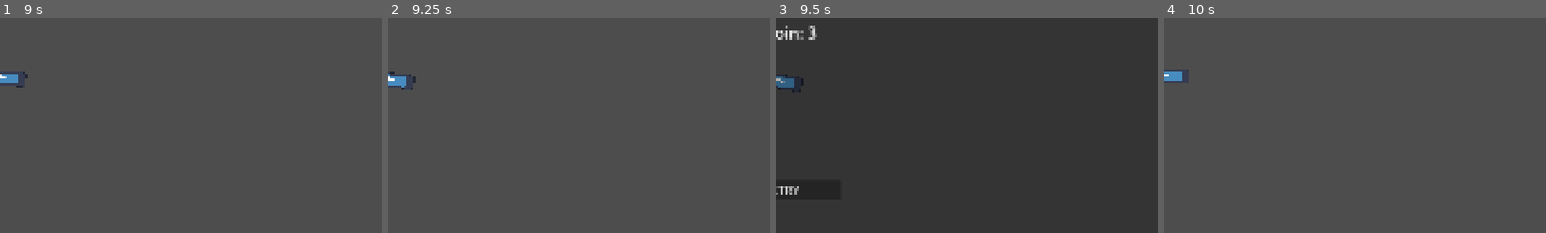
Above: before the commit, frames 1-4 (left to right).
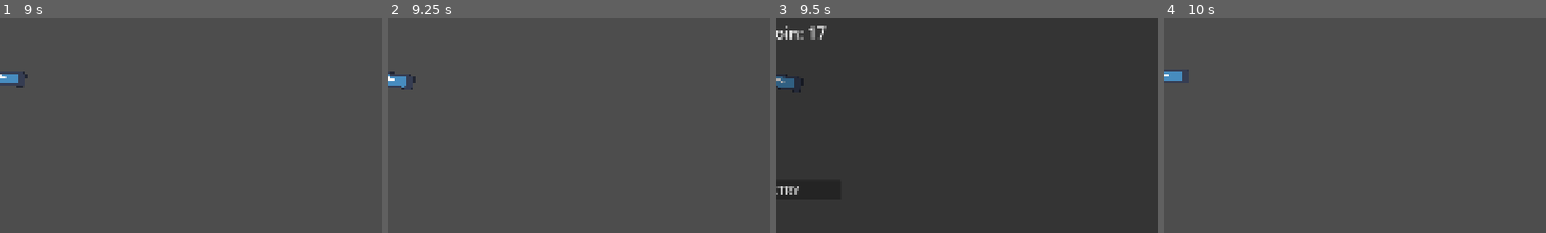
Above: after the commit, the same moments.

Repository: g3evorz/Gameseed-2026
Game: Godot game, scene res://Scenes/main.tscn
The game is run twice, just before and just after one commit, with the same random seed, the same clock (stepped at 60 frames per second) and the same inputs. The engine's default icon, where the game draws it, is replaced by a stand-in: a white triangle on a blue panel in a dark square.
Inputs:
- Up to frame 1 (9 s): tap Enter (ui_accept) at 0.5, 0.77, 1.52, 3.02, 3.77, 4.52, 6.02, 6.77, 7.52 s
- Up to frame 2 (9.25 s): tap Enter (ui_accept) at 9.02 s
- Up to frame 3 (9.5 s): no input
- Up to frame 4 (10 s): click "RETRY" at 9.5 s
The pictures show only the part of the screen within x 50-100%, y 36-86%; the shares and areas given below are measured in that part.

Frames 1-2 are identical in both runs. In frame 3, 0.2% of the frame differs, in the area x 8-14%, y 3-11%; in frame 4, nothing differs.

Commit message:
minor changes

Diff:
--- a/Scenes/main.tscn
+++ b/Scenes/main.tscn
@@ -12,7 +12,6 @@
 position = Vector2(-55, 185)
 
 [node name="World" parent="." unique_id=1368948942 instance=ExtResource("2_8gbba")]
-position = Vector2(0, 65)
 position = Vector2(3, 222)
 
 [node name="Platform" parent="." unique_id=702469548 instance=ExtResource("3_8gbba")]
--- a/Script/GameManager.gd
+++ b/Script/GameManager.gd
@@ -54,7 +54,7 @@
 
 	# Update text UI di layar Game Over
 	Score.text = "Score: " + str(int(ScoreManager.current_score))
-	Coins.text = "Total Koin: " + str(ScoreManager.total_coin)
+	Coins.text = "Total Koin: " + str(ScoreManager.accumulated_coin_this_run)
 
 	ui_game_over.show()
 
--- a/Script/autoload/ScoreManager.gd
+++ b/Script/autoload/ScoreManager.gd
@@ -2,39 +2,39 @@
 
 const SAVE_PATH = "user://game_data.cfg"
 
-# Data yang akan disimpan
+# --- DATA UTAMA (Akan Disimpan) ---
 var high_score: int = 0
-var total_coin: int = 0
+var dompet_koin: int = 0 # Ini sekarang berfungsi sebagai saldo akumulasi
 
-# Skor aktif di dalam runtime permainan
+# --- DATA UPGRADE (Akan Disimpan) ---
+# Contoh: Kita buat 2 jenis upgrade
+var level_upgrade_gerbong: int = 0 # Menambah jumlah gerbong awal (Health)
+var level_upgrade_mesin: int = 0   # Menambah kecepatan awal kereta
+
+# --- DATA RUNTIME (Tidak Disimpan) ---
 var current_score: float = 0.0
-var accumulated_coin: int = 0
+var accumulated_coin_this_run: int = 0 # Mencatat koin yang didapat HANYA pada run/jalan kali ini
 
-# Pengaturan Konversi (100 meter/poin score = 1 Coin)
-@export var SCORE_TO_COIN_RATIO: float = 0.01
+@export var SCORE_TO_COIN_RATIO: float = 0.05
 
 func _ready():
 	load_game_data()
 
-# Menambah skor berdasarkan perpindahan jarak piksel
+# --- SISTEM SKOR & KOIN GAMEPLAY ---
 func add_distance_score(pixel_distance: float):
-	# Mengubah jarak piksel menjadi satuan meter/score di dalam game
-	# Misal: setiap 10 piksel dihitung sebagai 1 poin skor
 	var score_gained = pixel_distance * 0.1
 	current_score += score_gained
 
-# Mengonversi skor saat ini menjadi koin (Bisa dipanggil berkala atau saat Game Over)
 func update_conversion():
 	var total_coin_from_score = int(current_score * SCORE_TO_COIN_RATIO)
-	# Cari selisih koin baru yang belum ditambahkan ke total_coin
-	var new_coins = total_coin_from_score - accumulated_coin
+	var new_coins = total_coin_from_score - accumulated_coin_this_run
+
 	if new_coins > 0:
-		total_coin += new_coins
-		accumulated_coin += new_coins # Catat koin yang sudah dikonversi di rute ini
+		dompet_koin += new_coins # Masukkan ke dompet utama
+		accumulated_coin_this_run += new_coins # Catat bahwa koin ini sudah diklaim di run ini
 
-# Dipanggil saat kereta hancur / Game Over
 func finalize_score_and_save():
-	update_conversion() # Pastikan koin terakhir sudah dikonversi
+	update_conversion()
 
 	var final_score = int(current_score)
 	if final_score > high_score:
@@ -42,20 +42,42 @@
 
 	save_game_data()
 
-# Reset data perjalanan saat pemain mengulang game dari awal (Restart)
 func reset_current_run():
 	current_score = 0.0
-	accumulated_coin = 0
+	accumulated_coin_this_run = 0
 
-# --- SISTEM PENYIMPANAN SINKRONOUS (ConfigFile) ---
+# --- SISTEM PEMBELANJAAN (SHOP) ---
+# Fungsi ini dipanggil oleh tombol di UI Shop Menu
+func beli_upgrade(harga: int, tipe_upgrade: String) -> bool:
+	if dompet_koin >= harga:
+		dompet_koin -= harga # Potong saldo koin
+
+		# Terapkan level upgrade
+		if tipe_upgrade == "gerbong":
+			level_upgrade_gerbong += 1
+		elif tipe_upgrade == "mesin":
+			level_upgrade_mesin += 1
+
+		print("Upgrade berhasil! Sisa Koin: ", dompet_koin)
+		save_game_data() # Langsung simpan data agar tidak hilang jika game diclose
+		return true
+	else:
+		print("Koin tidak cukup!")
+		return false
+
+# --- SISTEM PENYIMPANAN SINKRONOUS ---
 func save_game_data():
 	var config = ConfigFile.new()
+
+	# Simpan Progresi & Uang
 	config.set_value("Progression", "high_score", high_score)
-	config.set_value("Currency", "total_coin", total_coin)
+	config.set_value("Currency", "dompet_koin", dompet_koin)
 
-	var error = config.save(SAVE_PATH)
-	if error != OK:
-		print("Gagal menyimpan data game, error code: ", error)
+	# Simpan Level Upgrade
+	config.set_value("Upgrades", "level_gerbong", level_upgrade_gerbong)
+	config.set_value("Upgrades", "level_mesin", level_upgrade_mesin)
+
+	config.save(SAVE_PATH)
 
 func load_game_data():
 	var config = ConfigFile.new()
@@ -63,8 +85,13 @@
 
 	if error == OK:
 		high_score = config.get_value("Progression", "high_score", 0)
-		total_coin = config.get_value("Currency", "total_coin", 0)
+		dompet_koin = config.get_value("Currency", "dompet_koin", 0)
+
+		level_upgrade_gerbong = config.get_value("Upgrades", "level_gerbong", 0)
+		level_upgrade_mesin = config.get_value("Upgrades", "level_mesin", 0)
 	else:
-		# Jika file belum ada, set data ke default awal
+		# Jika file belum ada (Pemain Baru)
 		high_score = 0
-		total_coin = 0
+		dompet_koin = 0
+		level_upgrade_gerbong = 0
+		level_upgrade_mesin = 0
